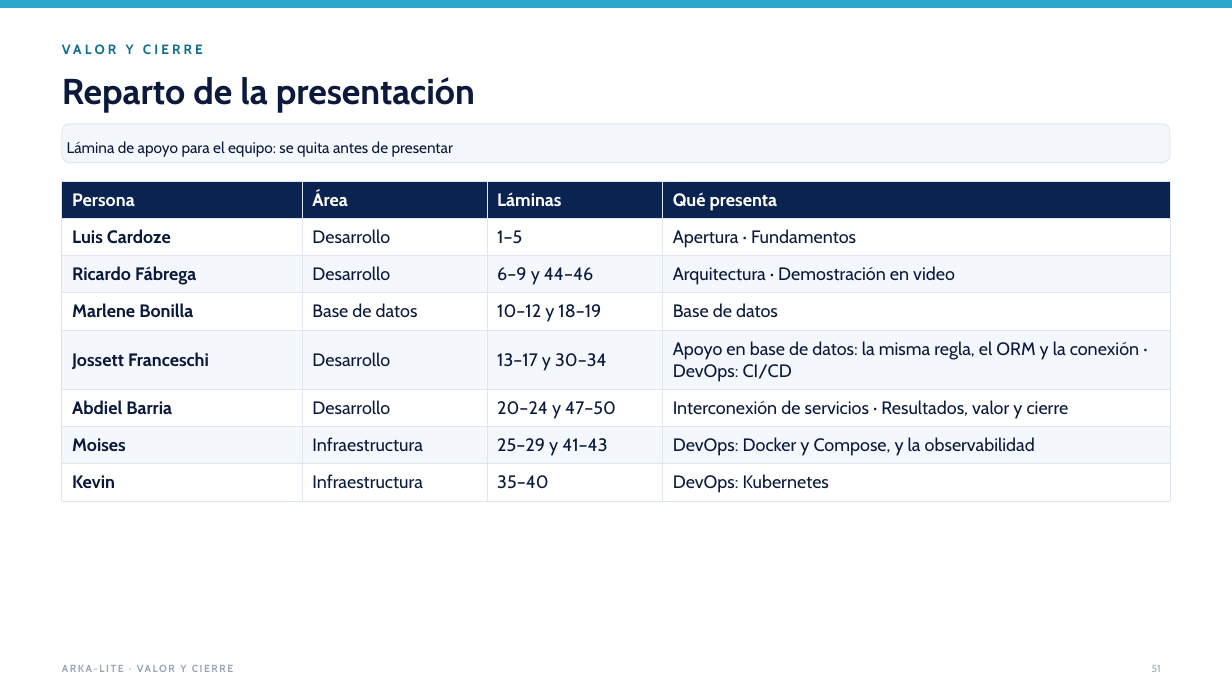
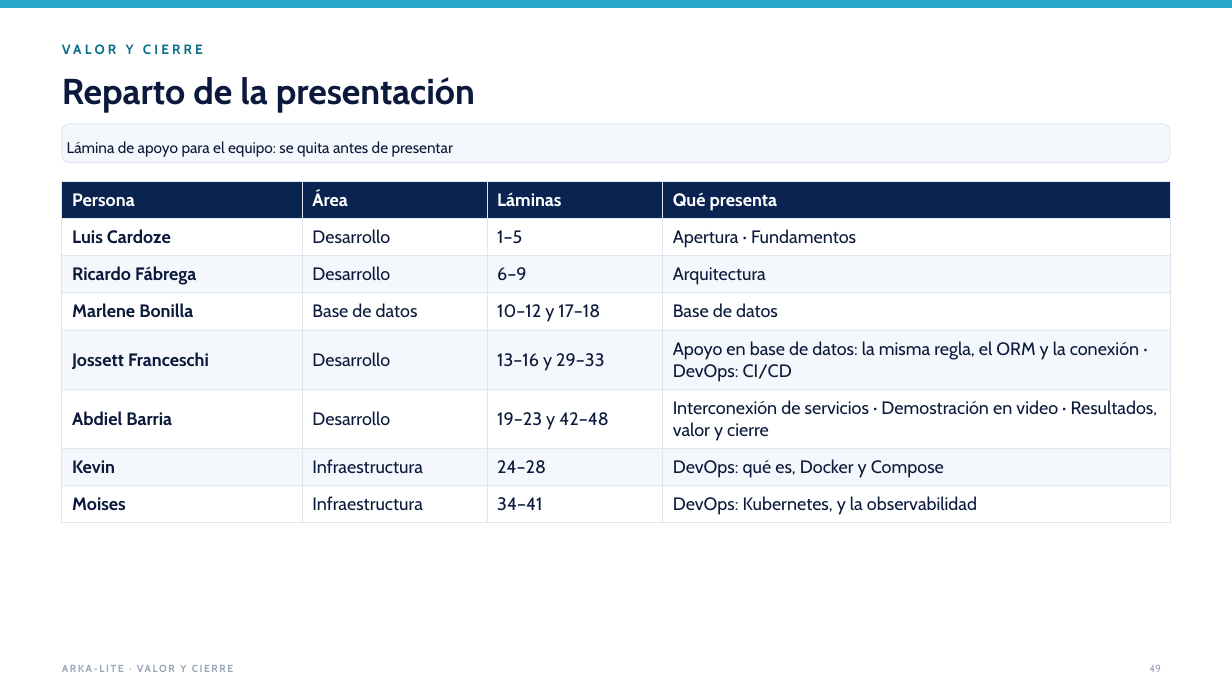
Before and after one commit to jfranceschi-dev/arka-lite, a slide deck: slide 49 of docs/presentation-data/pptx/ARKA-Lite-ejecutivo-con-videos.pptx (slide 51 before the commit). Drawn at 1232x693 pixels with LibreOffice and Linux fonts; fonts in the diff are those of the drawing. Boxes give left, top, right and bottom in pixels: in the first picture for what was removed or moved away, otherwise in the second. Text is boxed around its words. In the diff, an @@ line names an element or a change of style, - is before the commit and + after.

```diff
--- a/docs/presentation-data/pptx/ARKA-Lite-ejecutivo-con-videos.pptx
+++ b/docs/presentation-data/pptx/ARKA-Lite-ejecutivo-con-videos.pptx
@@ table at <box>62,181,1170,519</box> @@
-row 3, column 3: 6–9 y 44–46
+row 3, column 3: 6–9
-row 3, column 4: Arquitectura · Demostración en video
+row 3, column 4: Arquitectura
-row 4, column 3: 10–12 y 18–19
+row 4, column 3: 10–12 y 17–18
-row 5, column 3: 13–17 y 30–34
+row 5, column 3: 13–16 y 29–33
-row 6, column 3: 20–24 y 47–50
+row 6, column 3: 19–23 y 42–48
-row 6, column 4: Interconexión de servicios · Resultados, valor y cierre
+row 6, column 4: Interconexión de servicios · Demostración en video · Resultados, valor y cierre
-row 7: Moises | Infraestructura | 25–29 y 41–43 | DevOps: Docker y Compose, y la observabilidad
+row 7: Kevin | Infraestructura | 24–28 | DevOps: qué es, Docker y Compose
-row 8: Kevin | Infraestructura | 35–40 | DevOps: Kubernetes
+row 8: Moises | Infraestructura | 34–41 | DevOps: Kubernetes, y la observabilidad
@@ page number at <box>1149,665,1161,672</box>: text changed @@
-51
+49
```
Also in this commit, not shown: 8 other slides changed, 2 slides added, 4 slides removed, 35 other files.
